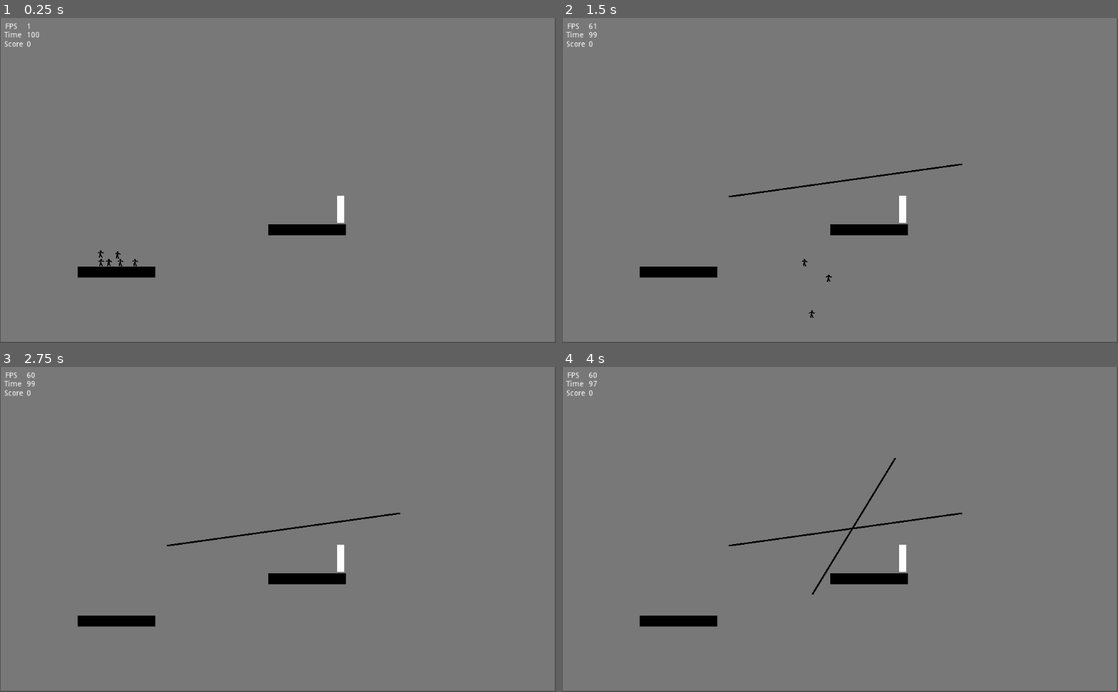
Above: before the commit, frames 1-4 (two rows, left to right).
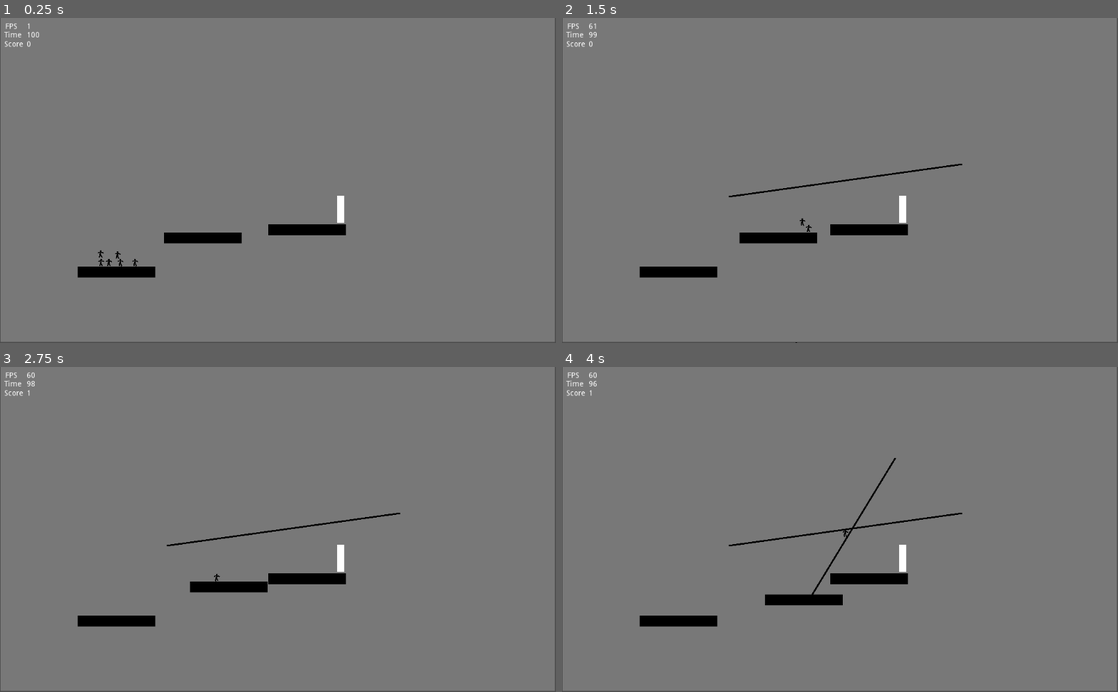
Above: after the commit, the same moments.

Repository: premieroctet/save-the-stickmans
Game: Godot game, scene res://Map1.tscn
Same seed, same stepped clock (60 frames per second), same inputs: the game is played once before the commit and once after it.
Inputs (mouse positions are in pixels of both pictures, inside the frame that each line leads up to):
- Up to frame 1 (0.25 s): no input
- Up to frame 2 (1.5 s): move the mouse to (962, 164) at 0.52 s; press the mouse at (962, 164) at 0.53 s; hold Right (ui_right) from 0.53 s (still down); tap Keypad Enter (ui_accept) at 0.77 s; move the mouse to (728, 196) at 1.27 s; release the mouse at (728, 196) at 1.28 s; click (728, 196) at 1.35 s
- Up to frame 3 (2.75 s): tap Keypad Enter (ui_accept) at 1.52 s; move the mouse to (333, 458) at 2.02 s; release Right (ui_right) at 2.03 s; press the mouse at (333, 458) at 2.03 s; hold Left (ui_left) from 2.03 s (still down)
- Up to frame 4 (4 s): tap Enter at 2.75 s; move the mouse to (812, 594) at 2.77 s; release Left (ui_left) at 2.78 s; release the mouse at (812, 594) at 2.78 s; hold Right (ui_right) from 2.78 s (still down); click (812, 594) at 2.85 s; tap Keypad Enter (ui_accept) at 3.02, 3.77 s; move the mouse to (1006, 578) at 3.52 s; press the mouse at (1006, 578) at 3.53 s

The runs differ from the first frame. In frame 1, 0.5% of the frame differs, in the area x 29-44%, y 66-70%; in frame 2, 0.5%, in the area x 31-49%, y 61-100%; in frame 3, 0.5%; in frame 4, 0.5%.

Commit message:
ref #2 Add basic trap implemententation

Diff:
--- a/Map1.tscn
+++ b/Map1.tscn
@@ -1,9 +1,10 @@
-[gd_scene load_steps=8 format=2]
+[gd_scene load_steps=9 format=2]
 
 [ext_resource path="res://Stickman.tscn" type="PackedScene" id=1]
 [ext_resource path="res://Map1.gd" type="Script" id=2]
 [ext_resource path="res://EndArea.gd" type="Script" id=3]
 [ext_resource path="res://LevelArea.gd" type="Script" id=4]
+[ext_resource path="res://Trap.tscn" type="PackedScene" id=5]
 
 [sub_resource type="RectangleShape2D" id=3]
 extents = Vector2( 526.752, 312.982 )
@@ -15,6 +16,7 @@
 extents = Vector2( 7.70808, 25.7457 )
 
 [node name="Main" type="Node2D"]
+position = Vector2( -51, 21 )
 script = ExtResource( 2 )
 
 [node name="Timer" type="Timer" parent="."]
@@ -22,10 +24,16 @@
 
 [node name="LevelArea" type="Area2D" parent="."]
 script = ExtResource( 4 )
+__meta__ = {
+"_edit_lock_": true
+}
 
 [node name="CollisionShape2D" type="CollisionShape2D" parent="LevelArea"]
 position = Vector2( 0.451721, 2.0853 )
 shape = SubResource( 3 )
+__meta__ = {
+"_edit_lock_": true
+}
 
 [node name="Background" type="ColorRect" parent="."]
 margin_left = -511.0
@@ -157,6 +165,11 @@
 "_edit_use_anchors_": false
 }
 
+[node name="Trap" parent="." instance=ExtResource( 5 )]
+position = Vector2( -143, 107 )
+rotation_speed = 0.0
+movement_speed = 20
+
 [node name="EndArea" type="Area2D" parent="."]
 script = ExtResource( 3 )
 
--- a/Stickman.tscn
+++ b/Stickman.tscn
@@ -6,9 +6,7 @@
 radius = 5.27703
 height = 3.5128
 
-[node name="Node2D" type="KinematicBody2D" groups=[
-"stickmans",
-]]
+[node name="Node2D" type="KinematicBody2D" groups=["stickmans"]]
 script = ExtResource( 1 )
 
 [node name="CollisionShape2D" type="CollisionShape2D" parent="."]
--- /dev/null
+++ b/Trap.gd
@@ -0,0 +1,38 @@
+extends KinematicBody2D
+
+export (float) var rotation_speed = 0.5
+export (int) var rotation_dir = 1
+
+export (int) var movement_speed = 10
+export (int) var max_movement_limit = 10
+export (int) var movement_dir = 1
+
+var velocity = Vector2()
+var velocity_value = 1
+var initial_position = Vector2()
+
+# TODO No collision with drawing
+
+func _ready():
+	initial_position = position
+
+func _physics_process(delta):
+	if rotation_speed > 0:
+		rotation += rotation_dir * rotation_speed * delta
+
+	print(initial_position, position)
+
+	if movement_speed > 0:
+		velocity = Vector2()
+
+		velocity.x += velocity_value
+
+		# TODO Check limit to change velocity value and make the platform go back
+		# TODO Use movemnet dir to change velocity direction
+		if initial_position.x - position.x > max_movement_limit:
+			velocity_value = -1
+		elif position.x < initial_position.x:
+			velocity_value = 1
+
+		velocity = velocity.normalized() * movement_speed
+		velocity = move_and_slide(velocity)
--- /dev/null
+++ b/Trap.tscn
@@ -0,0 +1,23 @@
+[gd_scene load_steps=3 format=2]
+
+[ext_resource path="res://Trap.gd" type="Script" id=1]
+
+[sub_resource type="RectangleShape2D" id=1]
+extents = Vector2( 71.7759, 10 )
+
+[node name="Trap" type="KinematicBody2D"]
+script = ExtResource( 1 )
+
+[node name="CollisionShape2D" type="CollisionShape2D" parent="."]
+position = Vector2( 0, -1 )
+shape = SubResource( 1 )
+
+[node name="ColorRect" type="ColorRect" parent="CollisionShape2D"]
+margin_left = -72.0
+margin_top = -10.0
+margin_right = 71.0
+margin_bottom = 10.0
+color = Color( 0, 0, 0, 1 )
+__meta__ = {
+"_edit_use_anchors_": false
+}
